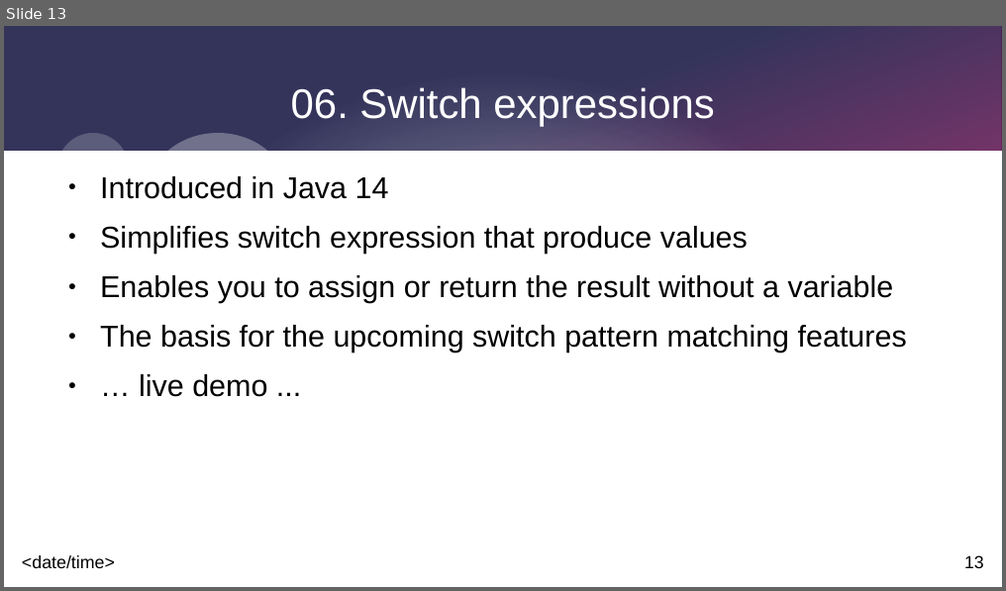
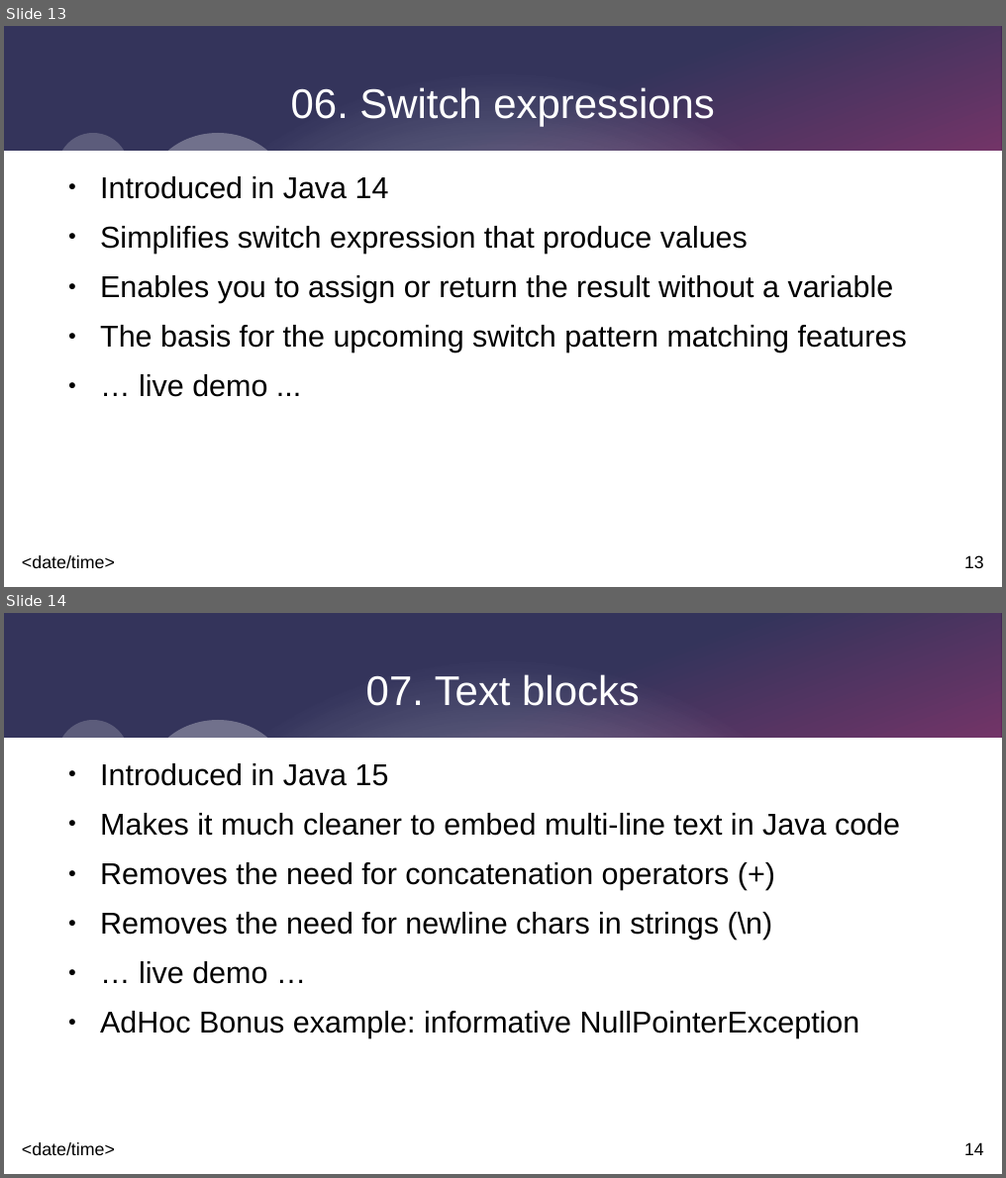
Before and after one commit to johnnyegel/Talk_JavaLatestAndGreatest, a slide deck: Presentation/JavaLatestAndGreatest.odp. Shown one above the other, each under a label of ours: slide 13 before the commit, slides 13 and 14 after it. The pictures are 1006x591 and 1006x1178 pixels, drawn with LibreOffice and Linux fonts; fonts in the diff are those of the drawing. Boxes give left, top, right and bottom in pixels: in the first picture for what was removed or moved away, otherwise in the second. Text is boxed around its words. In the diff, an @@ line names an element or a change of style, - is before the commit and + after.

```diff
--- a/Presentation/JavaLatestAndGreatest.odp
+++ b/Presentation/JavaLatestAndGreatest.odp
@@ slide 14 added at <box>4,613,1002,1174</box>, background #FFFFFF; not listed: 9 template elements that a slide beside it also shows @@
@@ title added at <box>366,674,640,706</box>, 33 pt, text #FFFFFF @@
+07. Text blocks
@@ text added at <box>100,763,900,1039</box>, 24 pt, text #000000 @@
+● Introduced in Java 15
+● Makes it much cleaner to embed multi-line text in Java code
+● Removes the need for concatenation operators (+)
+● Removes the need for newline chars in strings (\n)
+● … live demo …
+● AdHoc Bonus example: informative NullPointerException
```
Also in this commit, not shown: 3 other files.
